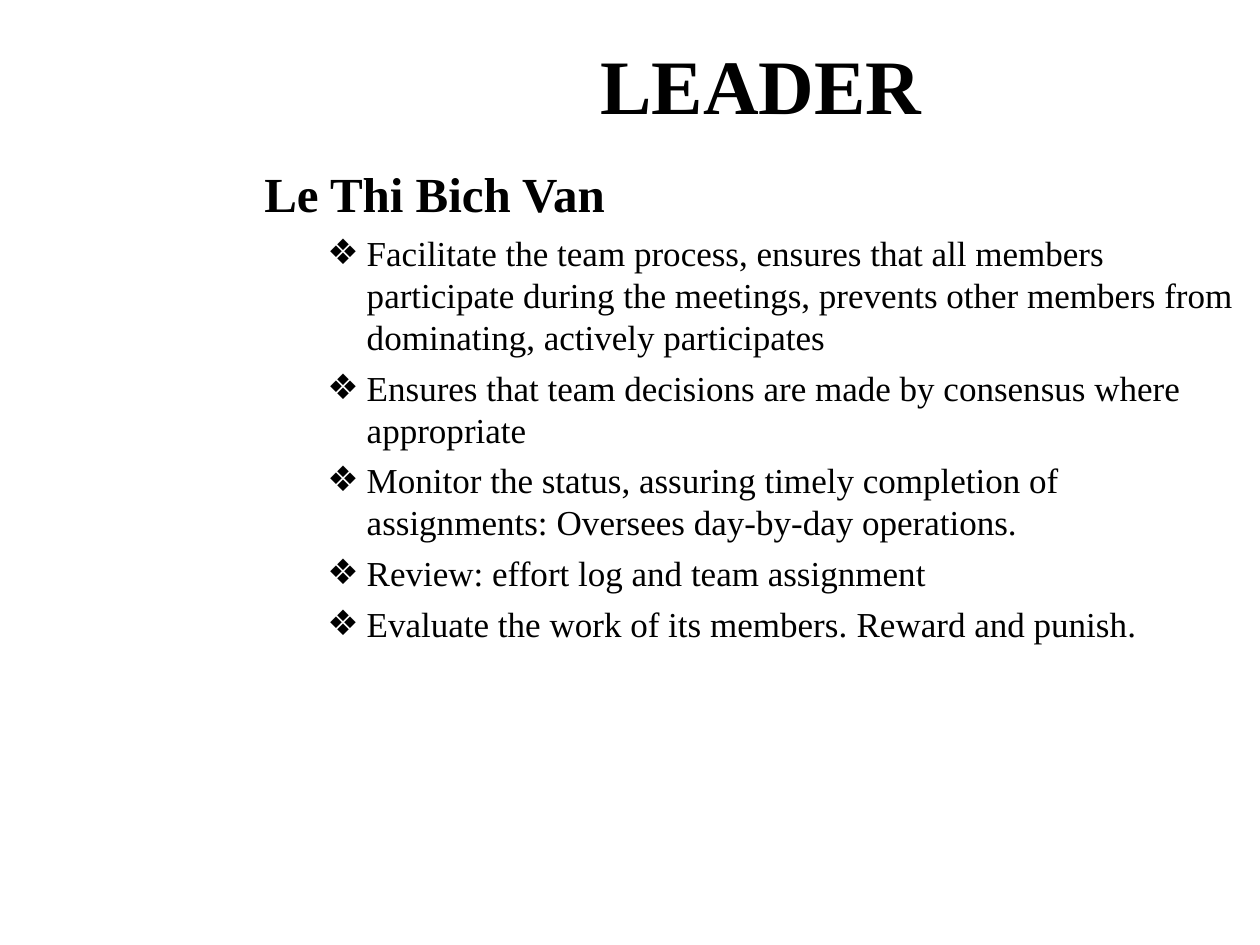
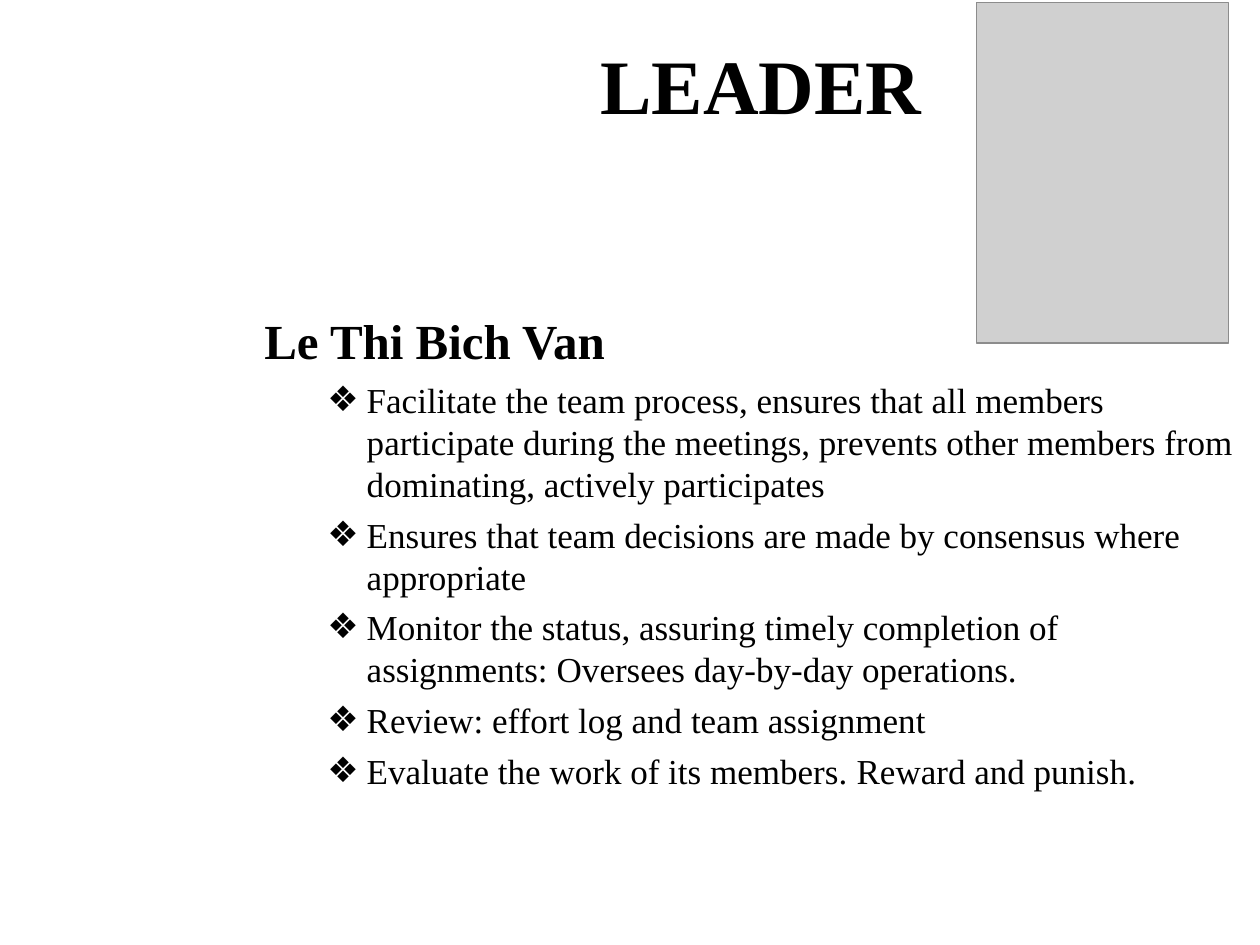
Before and after one commit to T138384/vlu-k15t1-team11, a slide deck: slide 9 of SMA - Software Measurement & Analysis/Asignment-01/K15T1-Team11-Team Assignment1/K15T1-Team11-Team Assignment1.ppt. Drawn at 1260x945 pixels with LibreOffice and Linux fonts; fonts in the diff are those of the drawing; grey boxes stand for pictures; background and template pictures are left out. Boxes give left, top, right and bottom in pixels: in the first picture for what was removed or moved away, otherwise in the second. Text is boxed around its words. In the diff, an @@ line names an element or a change of style, - is before the commit and + after.

```diff
--- a/SMA - Software Measurement & Analysis/Asignment-01/K15T1-Team11-Team Assignment1/K15T1-Team11-Team Assignment1.ppt
+++ b/SMA - Software Measurement & Analysis/Asignment-01/K15T1-Team11-Team Assignment1/K15T1-Team11-Team Assignment1.ppt
@@ picture added at <box>976,3,1228,343</box> @@
@@ text "Le Thi Bich Van": place and size @@
-text "Le Thi Bich Van" at <box>264,178,1232,644</box>
+text "Le Thi Bich Van" at <box>264,325,1232,791</box>
```
Also in this commit, not shown: 9 other slides changed, 1 slide added, 1 slide removed, 2 other files.
